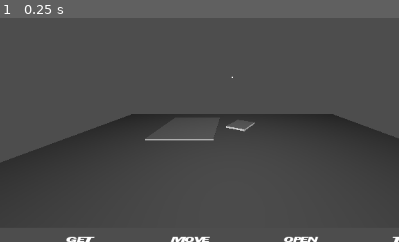
Above: before the commit, frame 1.
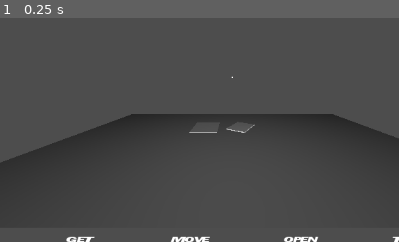
Above: after the commit, the same moment.

Repository: Davidwallacesadler/GodoTex
Game: Godot game, scene res://scenes/main_hud.tscn
The game is run twice, just before and just after one commit, with the same random seed, the same clock (stepped at 60 frames per second) and the same inputs. Sound files missing from this copy of the repository are replaced by a short silence.
Inputs:
- Up to frame 1 (0.25 s): no input
The pictures show only the part of the screen within x 11-61%, y 20-70%; the shares and areas given below are measured in that part.

The runs differ from the first frame. In frame 1, 0.3% of the frame differs, in the area x 36-64%, y 45-55%.

Commit message:
fiddle to make things look just a little better

Diff:
--- a/entities/credit_card_application.tscn
+++ b/entities/credit_card_application.tscn
@@ -18,5 +18,4 @@
 transform = Transform3D(0.494906, 0, 0, 0, 0.455083, 0, 0, 0, 0.721714, 0, 0, 0)
 
 [node name="CollisionShape3D" type="CollisionShape3D" parent="."]
-visible = false
 shape = SubResource("BoxShape3D_ujg0y")
--- a/scenes/tex_office.tscn
+++ b/scenes/tex_office.tscn
@@ -33,10 +33,10 @@
 shape = SubResource("ConcavePolygonShape3D_c10cs")
 
 [node name="CreditCardApplication" parent="." instance=ExtResource("1_uwp72")]
-transform = Transform3D(0.872411, 0.488774, 2.1365e-08, 0, -4.37114e-08, 1, 0.488774, -0.872411, -3.81343e-08, 0.3111, 0.0899621, -3.04271)
+transform = Transform3D(0.872411, 0.488774, 2.1365e-08, 0, -4.37114e-08, 1, 0.488774, -0.872411, -3.81343e-08, 0.3111, 0.00234113, -3.04271)
 
 [node name="sales_flyer" parent="." instance=ExtResource("3_rht67")]
-transform = Transform3D(1, 0, 0, 0, 1, 0, 0, 0, 1, -1.55109, -0.00901508, -3.05557)
+transform = Transform3D(0.46, 0, 0, 0, 0.46, 0, 0, 0, 0.46, -0.963595, -0.00901508, -3.05557)
 
 [node name="AudioManager" parent="." instance=ExtResource("4_8q1pc")]
 music = ExtResource("5_lv61q")
